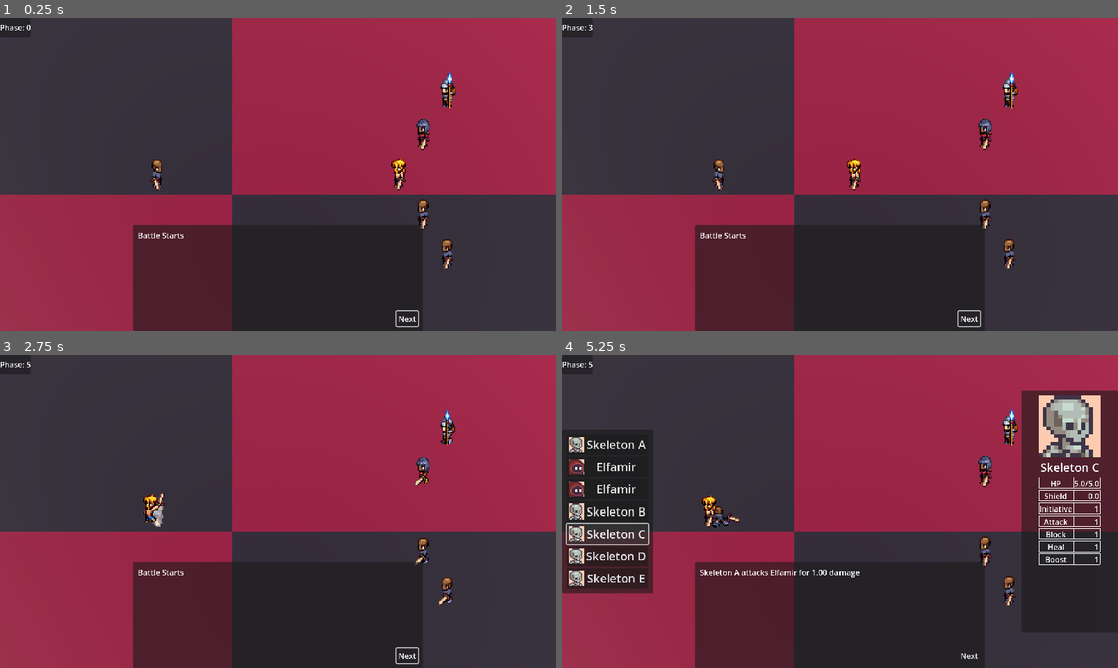
Above: before the commit, frames 1-4 (two rows, left to right).
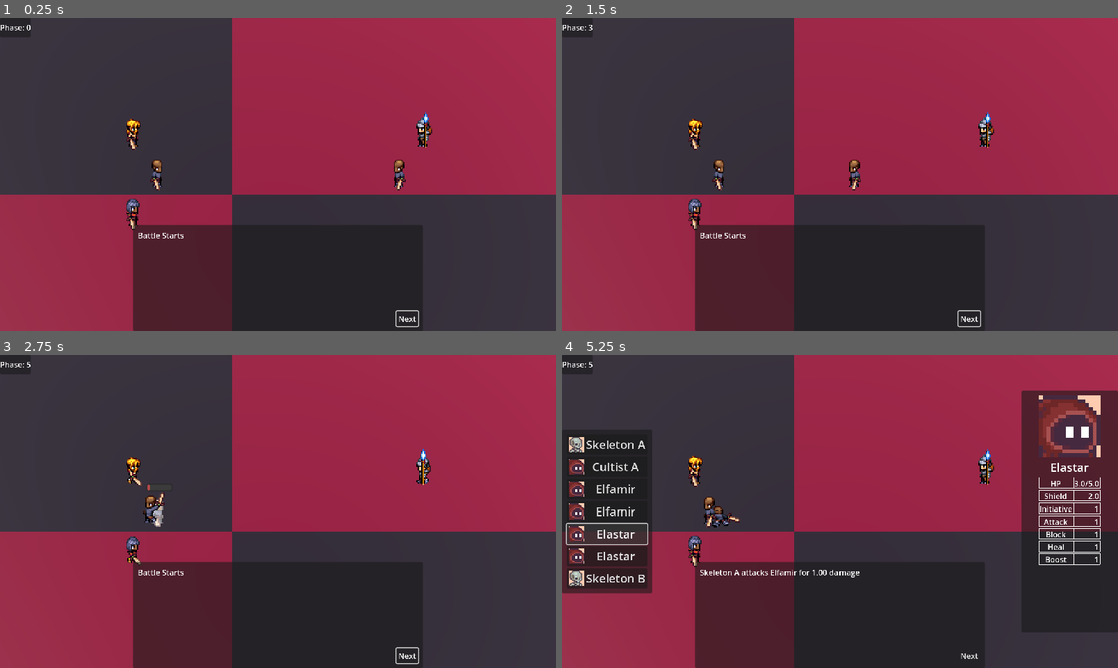
Above: after the commit, the same moments.

Repository: NicolaMigliore/medieval-battles
Game: Godot game, scene res://game_scenes/game_state_machine.tscn
Two runs of this game, one before a commit and one after it. Both use one fixed random seed, a clock stepped at 60 frames per second and the inputs below.
Inputs (mouse positions are in pixels of both pictures, inside the frame that each line leads up to):
- Up to frame 1 (0.25 s): no input
- Up to frame 2 (1.5 s): click "Next" at 0.5 s; click "Next" at 1.25 s
- Up to frame 3 (2.75 s): click "Next" at 2 s
- Up to frame 4 (5.25 s): move the mouse to (962, 495) at 2.77 s; click (606, 467) at 3.5 s, where only the run after the commit has a clickable "Cultist A"; click (606, 533) at 4.25 s, where only the run before the commit has a clickable "Skeleton C"; click (606, 533) at 5 s, where only the run after the commit has a clickable "Elastar"

The runs differ from the first frame. In frame 1, 1.1% of the frame differs, in the area x 22-82%, y 17-81%; in frame 2, 1.1%; in frame 3, 1.1%; in frame 4, 4.2%, in the area x 1-97%, y 12-81%.

Commit message:
dev: added HP bars

Diff:
--- a/UI/battle_ui.gd
+++ b/UI/battle_ui.gd
@@ -1,22 +1,37 @@
 extends Control
+class_name BattleUI
 
 #region Signals
 signal portrait_selected(combattant)
 #endregion
 
 var _portrait_scene = preload("res://UI/character_portrait.tscn")
+var _hp_bar_scene = preload("res://UI/hp_bar/hp_bar.tscn")
 
 @onready var phase_label = $DebugPanel/PhaseLabel
+
+@onready var dialog_panel = $DialogPanel
+@onready var pick_action_panel = $PickActionPanel
+@onready var target_info_panel = $TargetInfoPanel
+@onready var character_initiative_panel = $CharacterInitiativePanel
+var _panels = []
+
 
 func _ready() -> void:
 	_hide_all_panels()
+	_panels = [
+		dialog_panel,
+		pick_action_panel,
+		target_info_panel,
+		character_initiative_panel
+	]
 
 #region Panel Visibility
 func _hide_all_panels() -> void:
-	for child in get_children():
+	for child in _panels:
 		child.hide()
 
-	# mage initiative panel always visible
+	# initiative panel always visible
 	get_node("CharacterInitiativePanel").show()
 	get_node("DebugPanel").show()
 
@@ -166,3 +181,49 @@
 	advance_button.pressed.connect(_on_advance)
 	advance_button.grab_focus()
 #endregion
+
+
+#region HP Bars
+func populate_hp_bars(combatants) -> void:
+	var parent_node = $HPBars
+	for child in parent_node.get_children():
+		child.queue_free()
+
+	for combatant in combatants:
+		var hp_bar:Control = _hp_bar_scene.instantiate()
+		parent_node.add_child(hp_bar)
+		var bar:ProgressBar = hp_bar.get_node("ProgressBar")
+		bar.value = combatant.character.hp
+		bar.max_value = combatant.character.max_hp
+		bar.hide()
+
+
+func sync_bars_position(positions: Array) -> void:
+	var bars:Array = get_node("HPBars").get_children()
+	for i in range(bars.size()):
+		var bar: ProgressBar = bars[i].get_node("ProgressBar")
+		var pos = positions[i]
+		bar.position = Vector2(pos)
+
+
+func set_bar_value(bar_idx: int, value: float) -> void:
+	var bars:Array = get_node("HPBars").get_children()
+	var bar: ProgressBar = bars[bar_idx].get_node("ProgressBar")
+	var tween_time: float = 1.0
+	bar.tween_bar(value, tween_time)
+
+func set_bar_visibility(bar_idx: int, reveal: bool, auto_hide:bool = false) -> void:
+	var bars:Array = get_node("HPBars").get_children()
+	var bar: ProgressBar = bars[bar_idx].get_node("ProgressBar")
+	if reveal:
+		bar.show()
+		if auto_hide:
+			var delay: float = 1.5
+			_hide_bar_after_delay(bar, delay)
+	else:
+		bar.hide()
+
+func _hide_bar_after_delay(bar:ProgressBar, delay: float) -> void:
+	await get_tree().create_timer(delay).timeout
+	bar.hide()
+#endregion
--- /dev/null
+++ b/UI/hp_bar/hp_bar.gd
@@ -0,0 +1,33 @@
+class_name HPBar
+extends ProgressBar
+
+var fill_style: StyleBoxFlat
+var colors = [
+	{ "min": -1, "max": 0.25, "color": "#ba4a4a"},
+	{ "min": 0.25, "max": 0.50, "color": "#ba864a"},
+	{ "min": 0.50, "max": 0.75, "color": "#4aba56"},
+	{ "min": 0.75, "max": 1, "color": "#4ba8bb"}
+]
+
+# Called when the node enters the scene tree for the first time.
+func _ready() -> void:
+	fill_style = get_theme_stylebox("fill").duplicate()
+	add_theme_stylebox_override("fill", fill_style)
+
+
+# Called every frame. 'delta' is the elapsed time since the previous frame.
+func _process(_delta: float) -> void:
+	if visible:
+		var perc = value / max_value
+		for c in colors:
+			if perc > c.min and perc <= c.max:
+				fill_style.bg_color = Color(c.color)
+				return
+
+
+
+
+func tween_bar(new_value:float, duration:float=2.0) -> void:
+	# value = 0
+	var tween: Tween = create_tween()
+	tween.tween_property(self, "value", new_value, duration)
--- /dev/null
+++ b/UI/hp_bar/hp_bar.tscn
@@ -0,0 +1,56 @@
+[gd_scene load_steps=4 format=3 uid="uid://c4ivqo08as2xr"]
+
+[ext_resource type="Script" uid="uid://dqv1402ug5jpm" path="res://UI/hp_bar/hp_bar.gd" id="1_04nki"]
+
+[sub_resource type="StyleBoxFlat" id="StyleBoxFlat_04nki"]
+bg_color = Color(0.23, 0.23, 0.23, 1)
+border_width_left = 2
+border_width_top = 2
+border_width_right = 2
+border_width_bottom = 2
+border_color = Color(0.16206557, 0.1620656, 0.16206557, 1)
+corner_radius_top_left = 5
+corner_radius_top_right = 5
+corner_radius_bottom_right = 5
+corner_radius_bottom_left = 5
+expand_margin_left = 2.0
+expand_margin_top = 2.0
+expand_margin_right = 2.0
+expand_margin_bottom = 2.0
+
+[sub_resource type="StyleBoxFlat" id="StyleBoxFlat_ymlk3"]
+bg_color = Color(0.29411766, 0.65882355, 0.73333335, 1)
+corner_radius_top_left = 5
+corner_radius_top_right = 5
+corner_radius_bottom_right = 5
+corner_radius_bottom_left = 5
+
+[node name="HPBar" type="Control"]
+layout_mode = 3
+anchors_preset = 0
+offset_left = -20.0
+offset_top = -100.0
+offset_right = 20.0
+offset_bottom = -60.0
+
+[node name="ProgressBar" type="ProgressBar" parent="."]
+custom_minimum_size = Vector2(50, 0)
+layout_mode = 1
+anchors_preset = 8
+anchor_left = 0.5
+anchor_top = 0.5
+anchor_right = 0.5
+anchor_bottom = 0.5
+offset_left = -25.0
+offset_top = -13.5
+offset_right = 25.0
+offset_bottom = -1.5
+grow_horizontal = 2
+grow_vertical = 2
+tooltip_text = "HP:"
+theme_override_constants/outline_size = 2
+theme_override_styles/background = SubResource("StyleBoxFlat_04nki")
+theme_override_styles/fill = SubResource("StyleBoxFlat_ymlk3")
+value = 50.0
+show_percentage = false
+script = ExtResource("1_04nki")
--- a/battle_data.gd
+++ b/battle_data.gd
@@ -22,24 +22,24 @@
 		"block": 0,
 		"hp": 1
 	},
-	# {
-	# 	"scene": preload("res://entities/warrior/warrior.tscn"),
-	# 	"sprite_texture": WARRIOR_SPRITES.pick_random(),
-	# 	"portrait": preload("res://entities/cultist-minion/cultist-minion-portrait.png"),
-	# 	"is_player_controlled": true,
-	# 	"actor_name": "Cultist A",
-	# 	"initiative": 2
-	# },{
-	# 	"scene": preload("res://entities/warrior/warrior.tscn"),
-	# 	"sprite_texture": WARRIOR_SPRITES.pick_random(),
-	# 	"portrait": preload("res://entities/cultist-minion/cultist-minion-portrait.png"),
-	# 	"is_player_controlled": true,
-	# 	"actor_name": "Elastar",
-	# 	"actions_per_turn": 2,
-	# 	"initiative": 1,
-	# 	"block": 2,
-	# 	"hp": 3
-	# },
+	{
+		"scene": preload("res://entities/warrior/warrior.tscn"),
+		"sprite_texture": WARRIOR_SPRITES.pick_random(),
+		"portrait": preload("res://entities/cultist-minion/cultist-minion-portrait.png"),
+		"is_player_controlled": true,
+		"actor_name": "Cultist A",
+		"initiative": 2
+	},{
+		"scene": preload("res://entities/warrior/warrior.tscn"),
+		"sprite_texture": WARRIOR_SPRITES.pick_random(),
+		"portrait": preload("res://entities/cultist-minion/cultist-minion-portrait.png"),
+		"is_player_controlled": true,
+		"actor_name": "Elastar",
+		"actions_per_turn": 2,
+		"initiative": 1,
+		"block": 2,
+		"hp": 3
+	},
 	# {
 	# 	"scene": preload("res://entities/warrior/warrior.tscn"),
 	# 	"sprite_texture": WARRIOR_SPRITES.pick_random(),
@@ -77,33 +77,33 @@
 		"initiative": 1,
 		"attack_bias": 0.3
 	},
-	{
-		"scene": preload("res://entities/warrior/warrior.tscn"),
-		"sprite_texture": WARRIOR_SPRITES.pick_random(),
-		"portrait": preload("res://entities/skeleton-minion/skeleton-minion-portrait.png"),
-		"is_player_controlled": false,
-		"actor_name": "Skeleton C",
-		"initiative": 1,
-		"attack_bias": 0.3
-	},
-	{
-		"scene": preload("res://entities/warrior/warrior.tscn"),
-		"sprite_texture": WARRIOR_SPRITES.pick_random(),
-		"portrait": preload("res://entities/skeleton-minion/skeleton-minion-portrait.png"),
-		"is_player_controlled": false,
-		"actor_name": "Skeleton D",
-		"initiative": 1,
-		"attack_bias": 0.3
-	},
-	{
-		"scene": preload("res://entities/warrior/warrior.tscn"),
-		"sprite_texture": WARRIOR_SPRITES.pick_random(),
-		"portrait": preload("res://entities/skeleton-minion/skeleton-minion-portrait.png"),
-		"is_player_controlled": false,
-		"actor_name": "Skeleton E",
-		"initiative": 1,
-		"attack_bias": 0.3
-	}
+	# {
+	# 	"scene": preload("res://entities/warrior/warrior.tscn"),
+	# 	"sprite_texture": WARRIOR_SPRITES.pick_random(),
+	# 	"portrait": preload("res://entities/skeleton-minion/skeleton-minion-portrait.png"),
+	# 	"is_player_controlled": false,
+	# 	"actor_name": "Skeleton C",
+	# 	"initiative": 1,
+	# 	"attack_bias": 0.3
+	# },
+	# {
+	# 	"scene": preload("res://entities/warrior/warrior.tscn"),
+	# 	"sprite_texture": WARRIOR_SPRITES.pick_random(),
+	# 	"portrait": preload("res://entities/skeleton-minion/skeleton-minion-portrait.png"),
+	# 	"is_player_controlled": false,
+	# 	"actor_name": "Skeleton D",
+	# 	"initiative": 1,
+	# 	"attack_bias": 0.3
+	# },
+	# {
+	# 	"scene": preload("res://entities/warrior/warrior.tscn"),
+	# 	"sprite_texture": WARRIOR_SPRITES.pick_random(),
+	# 	"portrait": preload("res://entities/skeleton-minion/skeleton-minion-portrait.png"),
+	# 	"is_player_controlled": false,
+	# 	"actor_name": "Skeleton E",
+	# 	"initiative": 1,
+	# 	"attack_bias": 0.3
+	# }
 ]
 var on_victory: Callable
 var on_defeat: Callable
--- a/game_scenes/battle_manager.gd
+++ b/game_scenes/battle_manager.gd
@@ -5,7 +5,8 @@
 
 @onready var ally_slots = $AllySlots
 @onready var enemy_slots = $EnemySlots
-@onready var battle_ui = $"../UI/BattleUI"
+@onready var battle_ui:BattleUI = $"../UI/BattleUI"
+@onready var camera: Camera3D = $"../Camera3D"
 
 var _combatants: Array = []		# List of all combatants
 var _remaining: Array = []		# List of combatants that haven't completed actions
@@ -32,6 +33,10 @@
 
 #region Ready
 func _ready() -> void:
+	# battle_ui = $"../UI/BattleUI"
+
+	var combatant_idx = 0
+
 	# init allies
 	for i in BattleData.allies.size():
 		var character = BattleData.allies[i].scene.instantiate()
@@ -39,12 +44,14 @@
 		character.init(BattleData.allies[i], false)
 		var actions_per_turn =_get_actions_per_turn(character)
 		_combatants.append({
+			"idx": combatant_idx,
 			"team": 1,
 			"character": character,
 			"actions_per_turn": actions_per_turn,
 			# "destination": null
 			"is_active" : true
 		})
+		combatant_idx += 1
 
 	# init enemies
 	for i in BattleData.enemies.size():
@@ -53,17 +60,22 @@
 		character.init(BattleData.enemies[i], true)		# configure character stats
 		var actions_per_turn =_get_actions_per_turn(character)
 		_combatants.append({
+			"idx": combatant_idx,
 			"team": 2,
 			"character": character,
 			"actions_per_turn": actions_per_turn,
 			# "destination": null
 			"is_active": true
 		})
+		combatant_idx += 1
 
 	call_deferred("_set_phase", phases.START)
 
 	# setup initiative panel
 	call_deferred("_populate_initiative_panel")
+
+	# setup hp bars
+	call_deferred("_populate_hp_bars")
 
 	# _set_phase(phases.PICK_UNIT)
 
@@ -135,8 +147,8 @@
 					button.pressed.connect(_on_action_selected.bind(button.name))
 		else:
 			# Automatic AI action and target picking
-			var allies = _combatants.filter(func(c): return c.team == cur_unit.team)
-			var enemies = _combatants.filter(func(c): return c.team != cur_unit.team)
+			var allies = _combatants.filter(func(c): return c.team == cur_unit.team and c.is_active)
+			var enemies = _combatants.filter(func(c): return c.team != cur_unit.team and c.is_active)
 			var decision = cur_unit.character.evaluate_action({
 				"self_combatant": cur_unit,
 				"allies": allies,
@@ -181,10 +193,11 @@
 
 func _configure_round():
 	# populate initiative arrays
-	_combatants.sort_custom(func(a,b): return a.character.initiative > b.character.initiative)
 	_remaining = []
 	_acted = []
-	for combatant in _combatants:
+	_combatants.sort_custom(func(a,b): return a.character.initiative > b.character.initiative)
+	var active_combatants = _combatants.filter(func(comb): return comb.is_active)
+	for combatant in active_combatants:
 		for i in range(combatant.actions_per_turn):
 			_remaining.append(combatant)
 
@@ -218,6 +231,16 @@
 func _populate_initiative_panel() -> void:
 	battle_ui.populate_initiative_panel(_remaining, _acted)
 
+func _populate_hp_bars() -> void:
+	battle_ui.populate_hp_bars(_combatants)
+	# TODO: Position on the bars over combatants
+	var positions = []
+	for comb in _combatants:
+		var pos_2d:Vector2 = camera.unproject_position(comb.character.global_position)
+		# pos_2d = pos_2d - Vector2(0, -16)s		# Offset above the character
+		positions.append(pos_2d)
+	battle_ui.sync_bars_position(positions)
+
 func _on_target_selected(combatant) -> void:
 	if phase == phases.PICK_TARGET:
 		cur_target = combatant
@@ -230,30 +253,37 @@
 	execution_message = "- MISSING MESSAGE -"
 	match cur_action.name:
 		"attack":
-			# Animate attack
-			cur_unit.character.play_anticipation()
-			var old_pos = Vector3(cur_unit.character.global_position)
-			var target_pos = Vector3(cur_target.character.global_position)
-
-			# Animate attacker
-			cur_unit.character.play_attack(target_pos, old_pos)
-			await cur_unit.character.attack_animation_started
-
-			# Animate target
-			cur_target.character.play_hit()
-			await cur_target.character.hit_animation_finished
-
 			var amount:float = _get_damage_amount()
 			var block_amount = cur_target.character.block
 			if block_amount > 0:
 				cur_target.character.block = max(0, cur_target.character.block - amount)
 				amount = max(0, amount - block_amount)
-			cur_target.character.hp -= amount
+
+			# Animate attack
+			cur_unit.character.play_anticipation()
+			var old_pos = Vector3(cur_unit.character.global_position)
+			var target_pos = Vector3(cur_target.character.global_position)
+
+			# Animate attacker
+			cur_unit.character.play_attack(target_pos, old_pos)
+			await cur_unit.character.attack_animation_started
+
+			# Animate HP bar
+			var new_target_hp = max(0, cur_target.character.hp - amount)
+			battle_ui.set_bar_visibility(cur_target.idx, true, true)
+			battle_ui.set_bar_value(cur_target.idx, new_target_hp)
+
+			# Update HP
+			cur_target.character.hp = new_target_hp
+
+			# Animate target
+			cur_target.character.play_hit()
+			await cur_target.character.hit_animation_finished
 
 			# TODO: Check if dead remove from battle
 			if cur_target.character.hp <= 0:
-				_remaining.erase(cur_target)
-				_acted.erase(cur_target)
+				_remaining = _remaining.filter(func(comb): return comb.idx != cur_target.idx)
+				_acted = _acted.filter(func(comb): return comb.idx != cur_target.idx)
 				cur_target.character.play_death()
 				cur_target.is_active= false
 
@@ -271,7 +301,16 @@
 				]
 		"heal":
 			var amount:float = _get_heal_amount()
-			cur_target.character.hp = min(cur_target.character.max_hp, cur_target.character.hp + amount)
+			var new_target_hp = min(cur_target.character.max_hp, cur_target.character.hp + amount)
+
+			# Animate HP bar
+			cur_target.character.hp = new_target_hp
+			battle_ui.set_bar_visibility(cur_target.idx, true, true)
+			battle_ui.set_bar_value(cur_target.idx, new_target_hp)
+
+			# Update HP
+			cur_target.character.hp = new_target_hp
+
 			execution_message = "%s heals %s for %.2f hp" % [
 				cur_unit.character.actor_name,
 				cur_target.character.actor_name,
--- a/game_scenes/battle_scene.tscn
+++ b/game_scenes/battle_scene.tscn
@@ -277,3 +277,5 @@
 [node name="PhaseLabel" type="Label" parent="UI/BattleUI/DebugPanel"]
 layout_mode = 2
 text = "placeholder"
+
+[node name="HPBars" type="Node" parent="UI/BattleUI"]
Not shown, added: UI/hp_bar/hp_bar.gd.uid
Not shown, changed: notes.md
